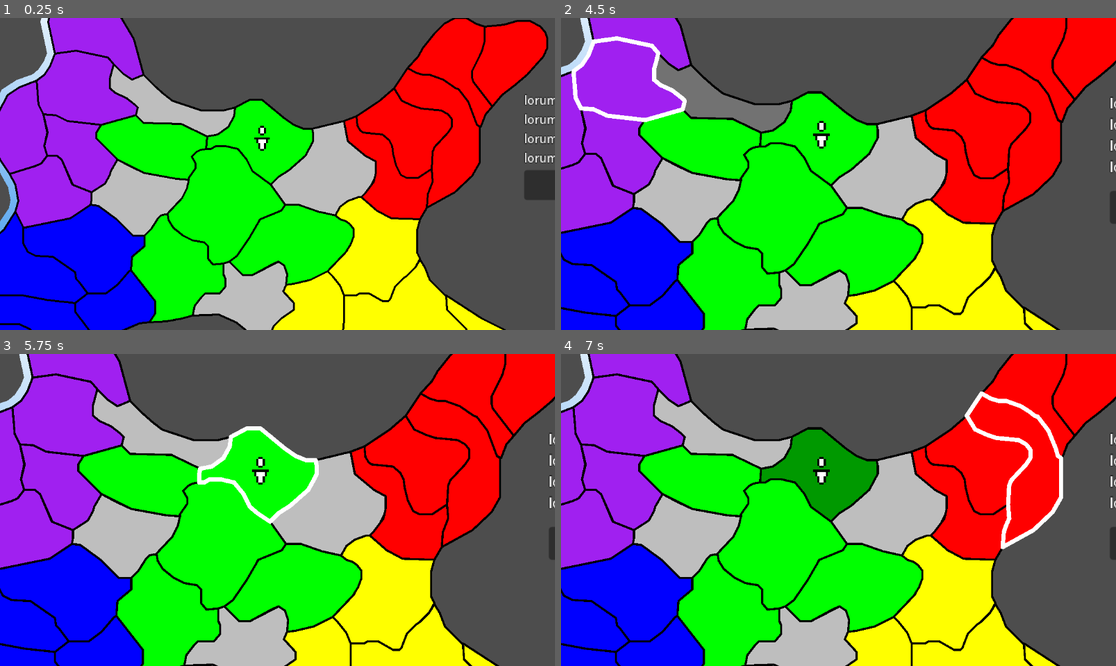
Above: before the commit, frames 1-4 (two rows, left to right).
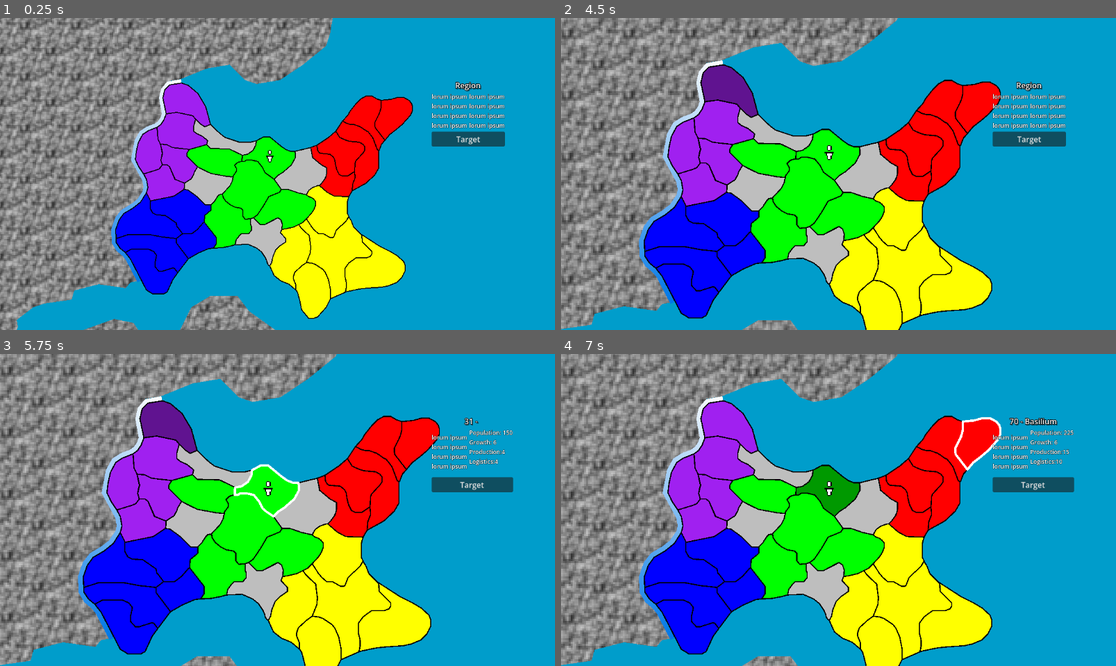
Above: after the commit, the same moments.

Repository: joshuaculver/ChronoRetract
Game: Godot game, scene res://prefabs/main.tscn
Two runs of this game, one before a commit and one after it. Both use one fixed random seed, a clock stepped at 60 frames per second and the inputs below.
Inputs (mouse positions are in pixels of both pictures, inside the frame that each line leads up to):
- Up to frame 1 (0.25 s): no input
- Up to frame 2 (4.5 s): click (1027, 139) at 0.5 s, where only the run after the commit has a clickable "Target"; click (1027, 139) at 1.25 s, where only the run after the commit has a clickable "Target"; click (1027, 139) at 2 s, where only the run after the commit has a clickable "Target"; drag from (655, 27) to (733, 96) at 2.77 s; drag from (638, 89) to (821, 139) at 3.52 s; move the mouse to (733, 96) at 4.27 s; tap Mouse wheel up (zoomIn) at 4.35 s
- Up to frame 3 (5.75 s): click (172, 432) at 4.55 s; drag from (260, 472) to (160, 425) at 5.02 s
- Up to frame 4 (7 s): tap Enter at 5.75 s; drag from (977, 456) to (821, 472) at 5.77 s; drag from (1027, 497) to (821, 472) at 6.52 s

The runs differ from the first frame. In frame 1, 91% of the frame differs, in the area x 0-100%, y 0-100%; in frame 2, 86%; in frame 3, 87%; in frame 4, 87%.

Commit message:
Adding background/water visuals

Diff:
--- a/prefabs/factions/0red.tscn
+++ b/prefabs/factions/0red.tscn
@@ -1,7 +1,6 @@
 [gd_scene format=3 uid="uid://dyr1cfq8xacd3"]
 
 [ext_resource type="Script" uid="uid://c6c2kw7ugrk40" path="res://scripts/faction.gd" id="1_vejgu"]
-[ext_resource type="LabelSettings" uid="uid://d04acrf5gru7k" path="res://labelSettings/body.tres" id="2_o2dkk"]
 
 [node name="Red - 0" type="Node" unique_id=1010137497]
 script = ExtResource("1_vejgu")
@@ -13,20 +12,3 @@
 4: 4,
 5: 4
 }
-
-[node name="DEBUGscore" type="BoxContainer" parent="." unique_id=2055992248]
-offset_left = 192.0
-offset_top = 48.0
-offset_right = 232.0
-offset_bottom = 88.0
-
-[node name="Label" type="Label" parent="DEBUGscore" unique_id=1638100490]
-modulate = Color(1, 0, 0, 1)
-layout_mode = 2
-text = "Red:"
-label_settings = ExtResource("2_o2dkk")
-
-[node name="Score" type="Label" parent="DEBUGscore" unique_id=1609555378]
-layout_mode = 2
-text = "0"
-label_settings = ExtResource("2_o2dkk")
--- a/prefabs/factions/1blue.tscn
+++ b/prefabs/factions/1blue.tscn
@@ -1,7 +1,6 @@
 [gd_scene format=3 uid="uid://bf6ah033mr22q"]
 
 [ext_resource type="Script" uid="uid://c6c2kw7ugrk40" path="res://scripts/faction.gd" id="1_sih1y"]
-[ext_resource type="LabelSettings" uid="uid://d04acrf5gru7k" path="res://labelSettings/body.tres" id="2_fwgc4"]
 
 [node name="Blue - 1" type="Node" unique_id=1141131353]
 script = ExtResource("1_sih1y")
@@ -14,20 +13,3 @@
 4: 3,
 5: 3
 }
-
-[node name="DEBUGscore" type="BoxContainer" parent="." unique_id=425468947]
-offset_left = 192.0
-offset_top = 64.0
-offset_right = 233.0
-offset_bottom = 104.0
-
-[node name="Label" type="Label" parent="DEBUGscore" unique_id=1663602766]
-modulate = Color(0, 0, 1, 1)
-layout_mode = 2
-text = "Blue:"
-label_settings = ExtResource("2_fwgc4")
-
-[node name="Score" type="Label" parent="DEBUGscore" unique_id=1172668287]
-layout_mode = 2
-text = "0"
-label_settings = ExtResource("2_fwgc4")
--- a/prefabs/factions/2green.tscn
+++ b/prefabs/factions/2green.tscn
@@ -1,7 +1,6 @@
 [gd_scene format=3 uid="uid://b08vfc2axej10"]
 
 [ext_resource type="Script" uid="uid://c6c2kw7ugrk40" path="res://scripts/faction.gd" id="1_26s0m"]
-[ext_resource type="LabelSettings" uid="uid://d04acrf5gru7k" path="res://labelSettings/body.tres" id="2_ek6y0"]
 
 [node name="Green - 2" type="Node" unique_id=1413311764]
 script = ExtResource("1_26s0m")
@@ -14,20 +13,3 @@
 4: 3,
 5: 3
 }
-
-[node name="DEBUGscore" type="BoxContainer" parent="." unique_id=1417103864]
-offset_left = 192.0
-offset_top = 79.0
-offset_right = 242.0
-offset_bottom = 119.0
-
-[node name="Label" type="Label" parent="DEBUGscore" unique_id=87979107]
-modulate = Color(0, 1, 0, 1)
-layout_mode = 2
-text = "Green:"
-label_settings = ExtResource("2_ek6y0")
-
-[node name="Score" type="Label" parent="DEBUGscore" unique_id=1305937147]
-layout_mode = 2
-text = "0"
-label_settings = ExtResource("2_ek6y0")
--- a/prefabs/factions/3yellow.tscn
+++ b/prefabs/factions/3yellow.tscn
@@ -1,7 +1,6 @@
 [gd_scene format=3 uid="uid://ff1mq280el2y"]
 
 [ext_resource type="Script" uid="uid://c6c2kw7ugrk40" path="res://scripts/faction.gd" id="1_eii63"]
-[ext_resource type="LabelSettings" uid="uid://d04acrf5gru7k" path="res://labelSettings/body.tres" id="2_cx03g"]
 
 [node name="Yellow - 3" type="Node" unique_id=948189790]
 script = ExtResource("1_eii63")
@@ -14,20 +13,3 @@
 4: 3,
 5: 3
 }
-
-[node name="DEBUGscore" type="BoxContainer" parent="." unique_id=481182091]
-offset_left = 192.0
-offset_top = 96.0
-offset_right = 245.0
-offset_bottom = 136.0
-
-[node name="Label" type="Label" parent="DEBUGscore" unique_id=685040380]
-modulate = Color(1, 1, 0, 1)
-layout_mode = 2
-text = "Yellow:"
-label_settings = ExtResource("2_cx03g")
-
-[node name="Score" type="Label" parent="DEBUGscore" unique_id=295335615]
-layout_mode = 2
-text = "0"
-label_settings = ExtResource("2_cx03g")
--- a/prefabs/factions/4purple.tscn
+++ b/prefabs/factions/4purple.tscn
@@ -1,7 +1,6 @@
 [gd_scene format=3 uid="uid://kqjl872c5jro"]
 
 [ext_resource type="Script" uid="uid://c6c2kw7ugrk40" path="res://scripts/faction.gd" id="1_fxme0"]
-[ext_resource type="LabelSettings" uid="uid://d04acrf5gru7k" path="res://labelSettings/body.tres" id="2_ytmjh"]
 
 [node name="Purple - 4" type="Node" unique_id=435892000]
 script = ExtResource("1_fxme0")
@@ -14,20 +13,3 @@
 4: 0,
 5: 3
 }
-
-[node name="DEBUGscore" type="BoxContainer" parent="." unique_id=883113886]
-offset_left = 192.0
-offset_top = 112.0
-offset_right = 245.0
-offset_bottom = 152.0
-
-[node name="Label" type="Label" parent="DEBUGscore" unique_id=627547005]
-modulate = Color(0.513726, 0, 1, 1)
-layout_mode = 2
-text = "Purple:"
-label_settings = ExtResource("2_ytmjh")
-
-[node name="Score" type="Label" parent="DEBUGscore" unique_id=1244172303]
-layout_mode = 2
-text = "0"
-label_settings = ExtResource("2_ytmjh")
--- a/prefabs/factions/5none.tscn
+++ b/prefabs/factions/5none.tscn
@@ -1,7 +1,6 @@
 [gd_scene format=3 uid="uid://hvm2ccpbqkto"]
 
 [ext_resource type="Script" uid="uid://c6c2kw7ugrk40" path="res://scripts/faction.gd" id="1_kbt5r"]
-[ext_resource type="LabelSettings" uid="uid://d04acrf5gru7k" path="res://labelSettings/body.tres" id="2_js2do"]
 
 [node name="None - 5" type="Node" unique_id=1099005822]
 script = ExtResource("1_kbt5r")
@@ -14,19 +13,3 @@
 4: 3,
 5: 0
 }
-
-[node name="DEBUGscore" type="BoxContainer" parent="." unique_id=1268583421]
-offset_left = 192.0
-offset_top = 128.0
-offset_right = 245.0
-offset_bottom = 168.0
-
-[node name="Label" type="Label" parent="DEBUGscore" unique_id=1508474117]
-layout_mode = 2
-text = "None:"
-label_settings = ExtResource("2_js2do")
-
-[node name="Score" type="Label" parent="DEBUGscore" unique_id=618842823]
-layout_mode = 2
-text = "0"
-label_settings = ExtResource("2_js2do")
--- a/prefabs/managers.tscn
+++ b/prefabs/managers.tscn
@@ -5,6 +5,8 @@
 [ext_resource type="LabelSettings" uid="uid://cqhqhjy18of31" path="res://labelSettings/title.tres" id="3_owny3"]
 [ext_resource type="LabelSettings" uid="uid://d04acrf5gru7k" path="res://labelSettings/body.tres" id="4_flgu2"]
 [ext_resource type="Script" uid="uid://cjnqw3tv4siva" path="res://scripts/cameraControl.gd" id="5_leyp6"]
+[ext_resource type="Texture2D" uid="uid://raco562y6fs5" path="res://assets/blurStatic.png" id="6_4hfd2"]
+[ext_resource type="Script" uid="uid://cvafxjsmg8qw3" path="res://scripts/textureScroll.gd" id="7_tm107"]
 
 [sub_resource type="Gradient" id="Gradient_midqu"]
 offsets = PackedFloat32Array(0, 0.99706745)
@@ -16,23 +18,29 @@
 [node name="UI" type="Node" parent="." unique_id=1813317719]
 script = ExtResource("2_ld7kh")
 
-[node name="RegionPanel" type="BoxContainer" parent="UI" unique_id=96626426]
+[node name="Camera2D" type="Camera2D" parent="UI" unique_id=416702327]
+position = Vector2(640, 240)
+script = ExtResource("5_leyp6")
+
+[node name="CanvasLayer" type="CanvasLayer" parent="UI" unique_id=270285711]
+
+[node name="RegionPanel" type="BoxContainer" parent="UI/CanvasLayer" unique_id=96626426]
 offset_left = 896.0
 offset_top = 128.0
 offset_right = 1048.0
-offset_bottom = 232.0
+offset_bottom = 267.0
 vertical = true
 
-[node name="Title" type="Label" parent="UI/RegionPanel" unique_id=2069829296]
+[node name="Title" type="Label" parent="UI/CanvasLayer/RegionPanel" unique_id=2069829296]
 layout_mode = 2
 text = "Region"
 label_settings = ExtResource("3_owny3")
 horizontal_alignment = 1
 
-[node name="TextPanel" type="BoxContainer" parent="UI/RegionPanel" unique_id=574450319]
+[node name="TextPanel" type="BoxContainer" parent="UI/CanvasLayer/RegionPanel" unique_id=574450319]
 layout_mode = 2
 
-[node name="Info" type="Label" parent="UI/RegionPanel/TextPanel" unique_id=2015256688]
+[node name="Info" type="Label" parent="UI/CanvasLayer/RegionPanel/TextPanel" unique_id=2015256688]
 layout_mode = 2
 text = "lorum ipsum
 lorum ipsum
@@ -40,7 +48,7 @@
 lorum ipsum"
 label_settings = ExtResource("4_flgu2")
 
-[node name="Stats" type="Label" parent="UI/RegionPanel/TextPanel" unique_id=1654131873]
+[node name="Stats" type="Label" parent="UI/CanvasLayer/RegionPanel/TextPanel" unique_id=1654131873]
 layout_mode = 2
 text = "lorum ipsum
 lorum ipsum
@@ -48,41 +56,36 @@
 lorum ipsum"
 label_settings = ExtResource("4_flgu2")
 
-[node name="SelectRegionButton" type="Button" parent="UI/RegionPanel" unique_id=759500174]
+[node name="SelectRegionButton" type="Button" parent="UI/CanvasLayer/RegionPanel" unique_id=759500174]
 layout_mode = 2
 text = "Target
 "
 icon_alignment = 1
 
-[node name="Camera2D" type="Camera2D" parent="UI" unique_id=416702327]
-position = Vector2(640, 240)
-zoom = Vector2(2, 2)
-script = ExtResource("5_leyp6")
-
 [node name="BG" type="Node" parent="." unique_id=681847618]
 
-[node name="Line2D" type="Line2D" parent="BG" unique_id=378835707]
+[node name="River" type="Line2D" parent="BG" unique_id=378835707]
 z_index = -2
 position = Vector2(285, 169)
-points = PackedVector2Array(155, -122, 128, -117, 117, -104, 113, -87, 120, -54, 116, -44, 110, -35, 103, -29, 86, -23, 72, -14, 63, 4, 56, 42, 79, 83, 82, 98, 80, 108, 68, 126, 53, 139, 34, 150, 23, 164, 15, 186, 16, 213, 24, 227, 43, 247, 67, 287)
+points = PackedVector2Array(155, -122, 128, -117, 117, -104, 113, -87, 119, -54, 115, -43, 109, -35, 102, -30, 86, -24, 72, -15, 62, 3, 55, 41, 78, 83, 81, 97, 79, 108, 67, 126, 53, 137, 33, 149, 22, 163, 14, 186, 15, 213, 24, 228, 37, 239, 44, 248, 68, 294)
 width = 8.0
 default_color = Color(0.093007095, 0.33048627, 1, 1)
 gradient = SubResource("Gradient_midqu")
 
-[node name="Line2D2" type="Line2D" parent="BG" unique_id=1980226369]
+[node name="Water" type="Polygon2D" parent="BG" unique_id=297440137]
 z_index = -3
-position = Vector2(437, 39)
-points = PackedVector2Array(-13, 9, 56, -15, 119, -15, 134, 6, 164, 17, 207, 19, 256, -18, 310, -48)
-width = 4.0
-default_color = Color(0, 0, 0, 1)
-joint_mode = 2
+position = Vector2(32, 504)
+color = Color(7.508397e-06, 0.61635774, 0.796423, 1)
+polygon = PackedVector2Array(1888, 392, 669, 390, -32, 392, -32, -824, 1888, -824)
 
-[node name="Line2D3" type="Line2D" parent="BG" unique_id=1978360601]
+[node name="Land" type="Polygon2D" parent="BG" unique_id=1426702924]
 z_index = -3
-position = Vector2(35, 507)
-points = PackedVector2Array(709, 149, 645, 133, 629, 117, 605, 61, 549, 21, 525, -11, 469, -11, 429, 13, 405, 61, 365, 85, 325, 69, 309, 45, 269, 37, 157, 77, 133, 61, 101, 69, 101, 85, 94, 113, 85, 101, 85, 85, 61, 77, 69, 53, 67, 39, 101, 13, 125, 5, 181, -3, 186, -22, 237, -35, 293, -27, 309, -51, 277, -107)
-width = 4.0
-default_color = Color(0, 0, 0, 1)
-joint_mode = 2
+texture_repeat = 2
+position = Vector2(32, 504)
+texture = ExtResource("6_4hfd2")
+texture_scale = Vector2(0.3, 0.3)
+polygon = PackedVector2Array(-419, 390, 669, 390, 685, 342, 669, 294, 677, 262, 701, 238, 741, 230, 741, 190, 698.74164, 150.91385, 645, 133, 629, 117, 605, 61, 549, 21, 525, -11, 469, -11, 429, 13, 405, 61, 365, 85, 325, 69, 309, 45, 269, 37, 157, 77, 133, 61, 101, 69, 101, 85, 94, 113, 85, 101, 85, 85, 61, 77, 69, 53, 67, 39, 101, 13, 125, 5, 181, -3, 186, -22, 237, -35, 293, -27, 303, -39, 321, -42, 297, -88, 289, -97, 276, -108, 268, -123, 267, -149, 275, -172, 285, -185, 304, -197, 320, -209, 332, -228, 334, -238, 329, -255, 308, -294, 315, -332, 325, -350, 339, -359, 355, -365, 366, -375, 370, -392, 366, -422, 370, -439, 379, -456, 407, -461, 461, -483, 509, -491, 541, -459, 565, -451, 613, -459, 661, -491, 709, -530, 717, -554, 725, -602, 733, -658, 749, -690, 789, -730, 861, -794, 869, -826, -419, -826)
+uv = PackedVector2Array(-419, 390, 669, 390, 685, 342, 669, 294, 677, 262, 701, 238, 741, 230, 741, 190, 698.74164, 150.91385, 645, 133, 629, 117, 605, 61, 549, 21, 525, -11, 469, -11, 429, 13, 405, 61, 365, 85, 325, 69, 309, 45, 269, 37, 157, 77, 133, 61, 101, 69, 101, 85, 94, 113, 85, 101, 85, 85, 61, 77, 69, 53, 67, 39, 101, 13, 125, 5, 181, -3, 186, -22, 237, -35, 293, -27, 303, -39, 321, -42, 297, -88, 289, -97, 276, -108, 268, -123, 267, -149, 275, -172, 285, -185, 304, -197, 320, -209, 332, -228, 334, -238, 329, -255, 308, -294, 315, -332, 325, -350, 339, -359, 355, -365, 366, -375, 370, -392, 366, -422, 370, -439, 379, -456, 407, -461, 461, -483, 509, -491, 541, -459, 565, -451, 613, -459, 661, -491, 709, -530, 717, -554, 725, -602, 733, -658, 749, -690, 789, -730, 861, -794, 869, -826, -419, -826)
+script = ExtResource("7_tm107")
 
-[connection signal="pressed" from="UI/RegionPanel/SelectRegionButton" to="." method="_on_select_region_button_pressed"]
+[connection signal="pressed" from="UI/CanvasLayer/RegionPanel/SelectRegionButton" to="." method="_on_select_region_button_pressed"]
--- a/prefabs/managers/regions.tscn
+++ b/prefabs/managers/regions.tscn
@@ -229,10 +229,10 @@
 }
 
 [node name="Polygon2D" parent="53" index="0" unique_id=637763809]
-polygon = PackedVector2Array(5, -29, 21, -15, 36, -7, 66, -6, 63, 5, 63, 29, 66, 35, 61, 44, 52, 53, 49, 55, 40, 64, 35, 77, 33, 79, 27, 79, 13, 71, 3, 71, 0, 73, -13, 73, -17, 63, -30, 48, -10, 27, -3, 12, -3, 4, -7, -1, -11, -4, -17, -6, -22, -10, -17, -19, -9, -25, 2, -29)
+polygon = PackedVector2Array(5, -29, 21, -15, 36, -7, 66, -6, 63, 5, 63, 29, 66, 35, 61, 44, 52, 53, 49, 55, 40, 64, 35, 77, 33, 79, 27, 79, 13, 71, 3, 71, -6, 63, -11, 57, -22, 40, -11, 28, -6, 20, -3, 12, -3, 4, -7, -1, -11, -4, -17, -6, -22, -10, -17, -19, -9, -25, 2, -29)
 
 [node name="CollisionPolygon2D" parent="53" index="1" unique_id=2146228224]
-polygon = PackedVector2Array(4, -29, 21, -15, 36, -7, 66, -6, 63, 5, 63, 29, 66, 35, 61, 44, 52, 53, 49, 55, 40, 64, 35, 77, 33, 79, 27, 79, 13, 71, 3, 71, 0, 73, -13, 73, -17, 63, -30, 48, -10, 27, -3, 12, -3, 4, -7, -1, -11, -4, -17, -6, -22, -10, -17, -19, -9, -25)
+polygon = PackedVector2Array(5, -29, 21, -15, 36, -7, 66, -6, 63, 5, 63, 29, 66, 35, 61, 44, 52, 53, 49, 55, 40, 64, 35, 77, 33, 79, 27, 79, 13, 71, 3, 71, -6, 63, -11, 57, -22, 40, -11, 28, -6, 20, -3, 12, -3, 4, -7, -1, -11, -4, -17, -6, -22, -10, -17, -19, -9, -25, 2, -29)
 
 [node name="02" parent="." unique_id=1280527133 node_paths=PackedStringArray("neighbors") instance=ExtResource("2_i85jl")]
 position = Vector2(376, 200)
@@ -396,10 +396,10 @@
 }
 
 [node name="Polygon2D" parent="44" index="0" unique_id=637763809]
-polygon = PackedVector2Array(-10, 0, 12, -9, 16, -15, 30, -15, 50, -8, 68, -4, 73, 0, 79, 2, 83, 5, 87, 10, 87, 18, 84, 26, 79, 34, 60, 54, 42, 63, 25, 67, 17, 68, 18, 57, 15, 48, 9, 44, 4, 46, -18, 58, -28, 58, -42, 44, -34, 38, -21, 19)
+polygon = PackedVector2Array(-10, 0, 12, -9, 16, -15, 30, -15, 50, -8, 68, -4, 73, 0, 79, 2, 83, 5, 87, 10, 87, 18, 84, 26, 79, 34, 68, 46, 60, 54, 42, 63, 25, 67, 17, 68, 18, 57, 15, 48, 9, 44, 4, 46, -18, 58, -28, 58, -42, 44, -34, 38, -21, 19)
 
 [node name="CollisionPolygon2D" parent="44" index="1" unique_id=2146228224]
-polygon = PackedVector2Array(-10, 0, 12, -9, 16, -15, 30, -15, 38, -12, 50, -8, 68, -4, 70, -2, 73, 0, 79, 2, 83, 5, 87, 10, 87, 18, 84, 26, 79, 34, 60, 54, 42, 63, 29, 66, 17, 68, 17, 61, 18, 57, 15, 48, 9, 44, 4, 46, -18, 58, -28, 58, -35, 53, -42, 45, -34, 38, -21, 19)
+polygon = PackedVector2Array(-10, 0, 12, -9, 16, -15, 30, -15, 38, -12, 50, -8, 68, -4, 70, -2, 73, 0, 79, 2, 83, 5, 87, 10, 87, 18, 84, 26, 79, 34, 68, 46, 60, 54, 42, 63, 29, 66, 17, 68, 17, 61, 18, 57, 15, 48, 9, 44, 4, 46, -18, 58, -28, 58, -35, 53, -42, 45, -34, 38, -21, 19)
 
 [node name="15" parent="." unique_id=14368827 node_paths=PackedStringArray("neighbors") instance=ExtResource("2_i85jl")]
 position = Vector2(472, 385)
@@ -485,10 +485,10 @@
 }
 
 [node name="Polygon2D" parent="45" index="0" unique_id=637763809]
-polygon = PackedVector2Array(10, -1, -1, -13, 2, -20, 10, -21, 27, -25, 45, -34, 50, -29, 58, -19, 62, -9, 62, 17, 61, 29, 53, 49, 43, 56, 29, 69, 26, 78, 26, 83, 31, 95, 31, 106, 17, 94, 0, 87, -14, 76, -23, 56, -19, 49, -17, 38, -11, 23, -3, 15, 10, 6)
+polygon = PackedVector2Array(10, -1, -1, -13, 2, -20, 10, -21, 27, -25, 37, -30, 42, -23, 48, -17, 59, -7, 62, 17, 61, 29, 53, 49, 43, 56, 29, 69, 26, 78, 26, 83, 31, 95, 31, 106, 17, 94, 0, 87, -14, 76, -23, 56, -19, 49, -17, 38, -11, 23, -3, 15, 10, 6)
 
 [node name="CollisionPolygon2D" parent="45" index="1" unique_id=2146228224]
-polygon = PackedVector2Array(10, -1, -1, -13, 2, -20, 10, -21, 27, -25, 45, -34, 50, -29, 58, -19, 62, -9, 62, 17, 61, 29, 53, 49, 43, 56, 29, 69, 26, 78, 26, 83, 31, 95, 31, 106, 17, 94, 0, 87, -14, 76, -23, 57, -19, 49, -17, 38, -11, 23, -3, 15, 10, 6)
+polygon = PackedVector2Array(10, -1, -1, -13, 2, -20, 10, -21, 27, -25, 37, -30, 42, -23, 48, -17, 59, -7, 62, 17, 61, 29, 53, 49, 43, 56, 29, 69, 26, 78, 26, 83, 31, 95, 31, 106, 17, 94, 0, 87, -14, 76, -23, 56, -19, 49, -17, 38, -11, 23, -3, 15, 10, 6)
 
 [node name="46" parent="." unique_id=2056764659 node_paths=PackedStringArray("neighbors") instance=ExtResource("2_i85jl")]
 position = Vector2(713, 480)
@@ -525,10 +525,10 @@
 }
 
 [node name="Polygon2D" parent="55" index="0" unique_id=637763809]
-polygon = PackedVector2Array(15, -7, 21, -7, 23, -9, 28, -22 …(232 unchanged characters)… , -23, 46, -34, 45, -26, 25, -25, 13, -25, -13, -12, -13, -9, -15, 1, -15)
+polygon = PackedVector2Array(15, -7, 21, -7, 23, -9, 28, -22 …(232 unchanged characters)… , -23, 46, -34, 45, -26, 25, -25, 13, -28, -11, -38, -20, -45, -27, -50, -34, -42, -38, -34, -46, -23, -29, -18, -23, -9, -15, 1, -15)
 
 [node name="CollisionPolygon2D" parent="55" index="1" unique_id=2146228224]
-polygon = PackedVector2Array(15, -7, 21, -7, 23, -9, 28, -22 …(232 unchanged characters)… , -23, 46, -34, 45, -26, 25, -25, 13, -24, -12, -12, -13, -9, -15, 1, -15)
+polygon = PackedVector2Array(15, -7, 21, -7, 23, -9, 28, -22 …(232 unchanged characters)… , -23, 46, -34, 45, -26, 25, -25, 13, -28, -11, -38, -20, -45, -27, -50, -34, -42, -38, -34, -46, -23, -29, -18, -23, -9, -15, 1, -15)
 
 [node name="56" parent="." unique_id=10732420 node_paths=PackedStringArray("neighbors") instance=ExtResource("2_i85jl")]
 position = Vector2(849, 440)
--- a/scripts/faction.gd
+++ b/scripts/faction.gd
@@ -31,8 +31,6 @@
 	enums.Factions.NONE:enums.Rapport.NEUTRAL
 }
 
-@onready var DEBUGscore : Node = $DEBUGscore/Score
-
 var resources : int = 0
 
 func _ready() -> void:
@@ -62,7 +60,6 @@
 			managers.tryMakeUnit(faction, saveAmt, enums.UnitSize.SMALL)
 		else:
 			saving = false
-	DEBUGscore.text = str(reportScore())
 
 ##Goes down list of owned regions and buys first upgrade that can be afforded
 ##Returns true on succsesful upgrade
--- a/scripts/managers/uiManager.gd
+++ b/scripts/managers/uiManager.gd
@@ -2,8 +2,8 @@
 
 extends Node
 
-@onready var regPanel : BoxContainer = $RegionPanel
-@onready var regionButton : Button = $RegionPanel/SelectRegionButton
+@onready var regPanel : BoxContainer = $CanvasLayer/RegionPanel
+@onready var regionButton : Button = $CanvasLayer/RegionPanel/SelectRegionButton
 
 @onready var mainCam : Camera2D = $Camera2D
 
--- /dev/null
+++ b/scripts/textureScroll.gd
@@ -0,0 +1,13 @@
+extends Polygon2D
+
+var target : Vector2 = Vector2(0, 0)
+
+func _process(delta: float) -> void:
+	if (texture_offset.x - target.x) < 5 and (texture_offset.y - target.y) < 5:
+		newTarget()
+	else:
+		texture_offset = texture_offset.lerp(target, delta * 0.1)
+
+func newTarget():
+	target.x = randf_range(-50.0, 50.0)
+	target.y = randf_range(-50.0, 50.0)
--- a/scripts/unit.gd
+++ b/scripts/unit.gd
@@ -36,6 +36,13 @@
 @abstract func tick()
 
 @abstract func getDamaged(damage : int)
+
+func _input(event: InputEvent) -> void:
+	if event.is_action("select") and event.is_pressed():
+		if get_rect().has_point(to_local(event.position)):
+			##Select
+			##event.set_input_as_handled()
+			pass
 
 func setMode(newMode : enums.UnitMode):
 	mode = newMode
Binary file added: assets/blurStatic.png
Not shown, added: assets/blurStatic.png.import
Not shown, added: scripts/textureScroll.gd.uid
